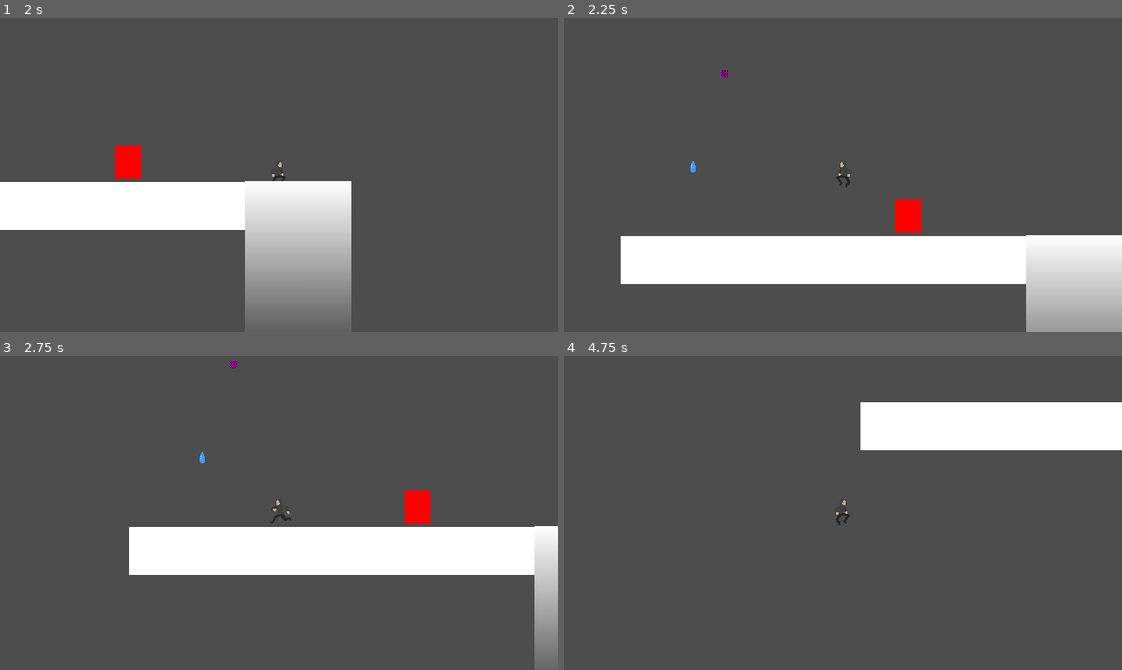
Above: before the commit, frames 1-4 (two rows, left to right).
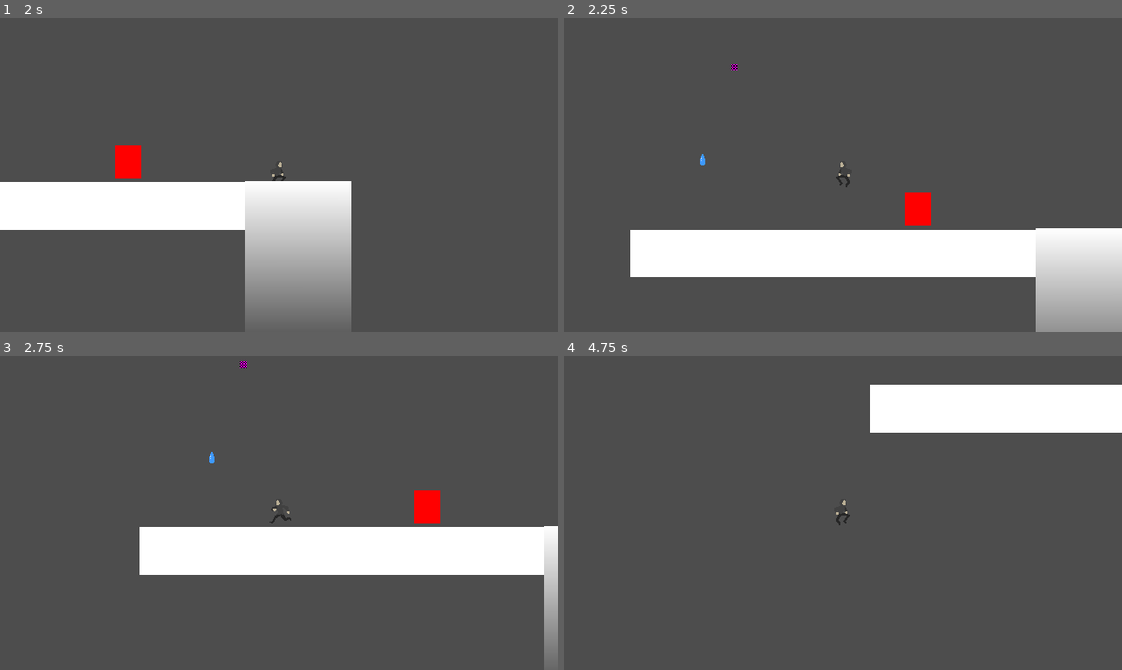
Above: after the commit, the same moments.

Repository: Aterlone/MasseyGameJam
Game: Godot game, scene res://Testing.tscn
The game is run twice, just before and just after one commit, with the same random seed, the same clock (stepped at 60 frames per second) and the same inputs. This scene is started directly instead of the project's main scene.
Inputs:
- Up to frame 1 (2 s): tap Enter (ui_accept) at 0.5, 0.77, 1.52 s; hold Right (ui_right) from 0.53 s (still down)
- Up to frame 2 (2.25 s): release Right (ui_right) at 2.03 s; hold Left (ui_left) from 2.03 s (still down)
- Up to frame 3 (2.75 s): keep holding Left (ui_left)
- Up to frame 4 (4.75 s): tap Enter (ui_accept) at 3.02, 3.77, 4.52 s; release Left (ui_left) at 4.28 s; hold Right (ui_right) from 4.28 s (still down)

Frame 1 is identical in both runs. In frame 2, 4.6% of the frame differs, in the area x 10-100%, y 14-100%; in frame 3, 1.4%; in frame 4, 5.3%, in the area x 53-100%, y 9-30%.
Error in both runs: Attempt to call function 'get_child' in base 'null instance' on a null instance. (res://player/playerValues.gd:33)

Commit message:
player updates

Diff:
--- a/player/player.tscn
+++ b/player/player.tscn
@@ -144,7 +144,7 @@
 size = Vector2(6, 6)
 
 [sub_resource type="RectangleShape2D" id="RectangleShape2D_qjkh3"]
-size = Vector2(6, 7.5)
+size = Vector2(5.5, 6.875)
 
 [node name="Player" type="CharacterBody2D"]
 collision_layer = 2
@@ -206,7 +206,7 @@
 [node name="SolidCollider" type="Area2D" parent="."]
 
 [node name="CollisionShape2D" type="CollisionShape2D" parent="SolidCollider"]
-position = Vector2(8, 1)
+position = Vector2(7.25, 8.4375)
 shape = SubResource("RectangleShape2D_qjkh3")
 
 [node name="ClimbUpT" type="Timer" parent="."]
